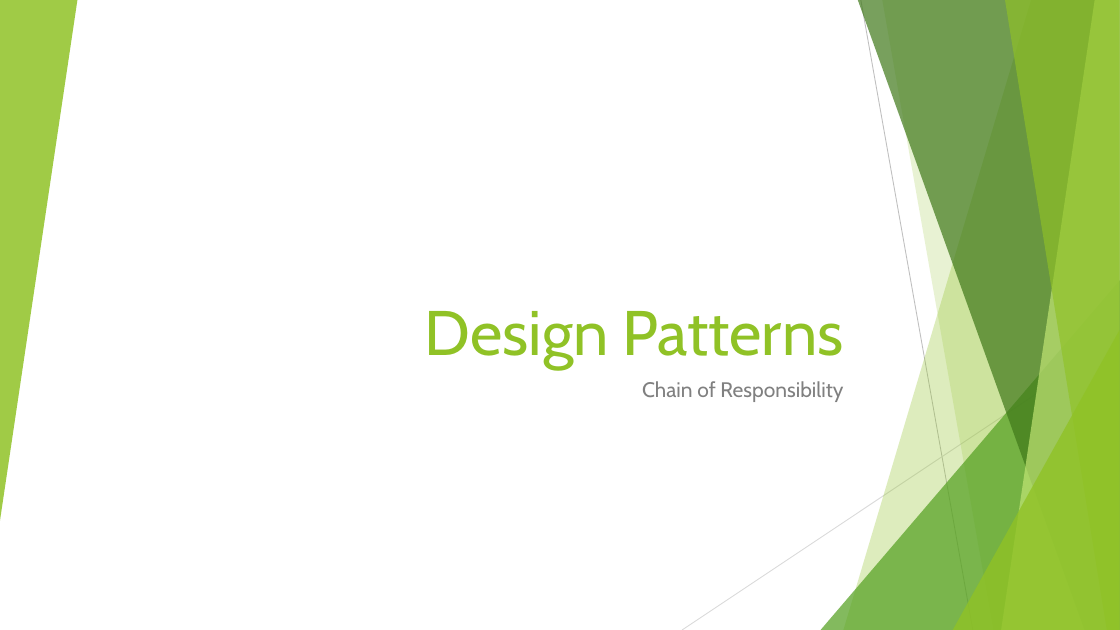
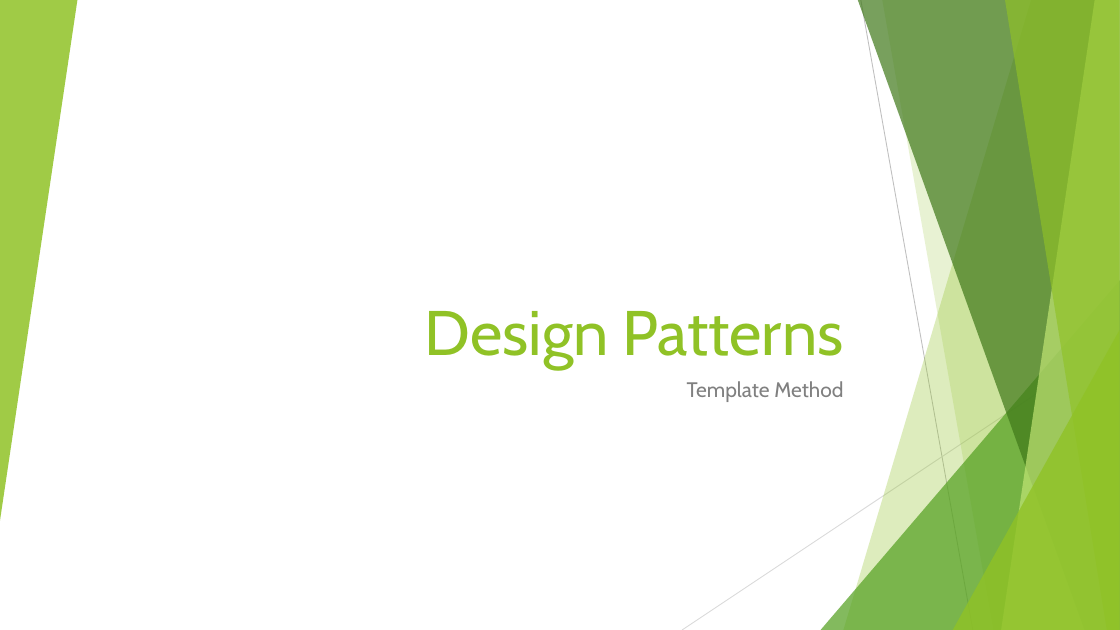
Before and after one commit to cmelende/Design-Patterns, a slide deck: slide 2 of Notes/Powerpoints/TemplateMethod.pptx. Drawn at 1120x630 pixels with LibreOffice and Linux fonts; fonts in the diff are those of the drawing. Boxes give left, top, right and bottom in pixels: in the first picture for what was removed or moved away, otherwise in the second. Text is boxed around its words. In the diff, an @@ line names an element or a change of style, - is before the commit and + after.

```diff
--- a/Notes/Powerpoints/TemplateMethod.pptx
+++ b/Notes/Powerpoints/TemplateMethod.pptx
@@ subtitle at [687,381,843,402]: text changed @@
-Chain of Responsibility
+Template Method
```
Also in this commit, not shown: 3 other slides changed, 1 slide added, 1 slide removed.
